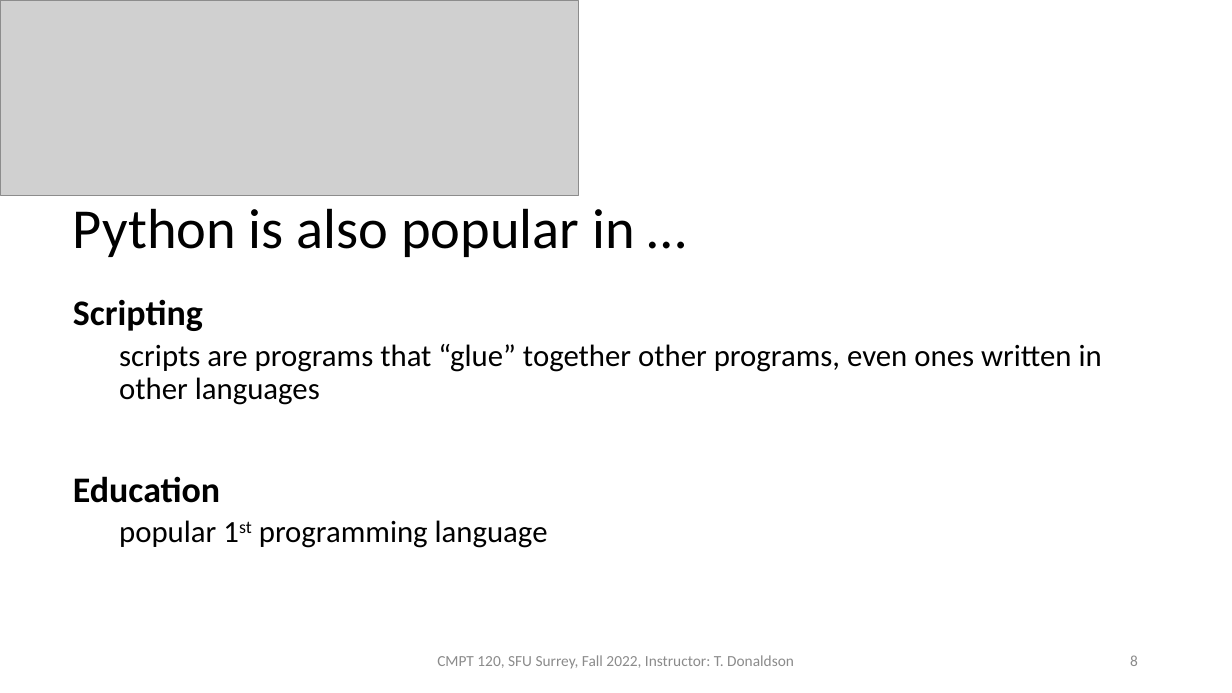
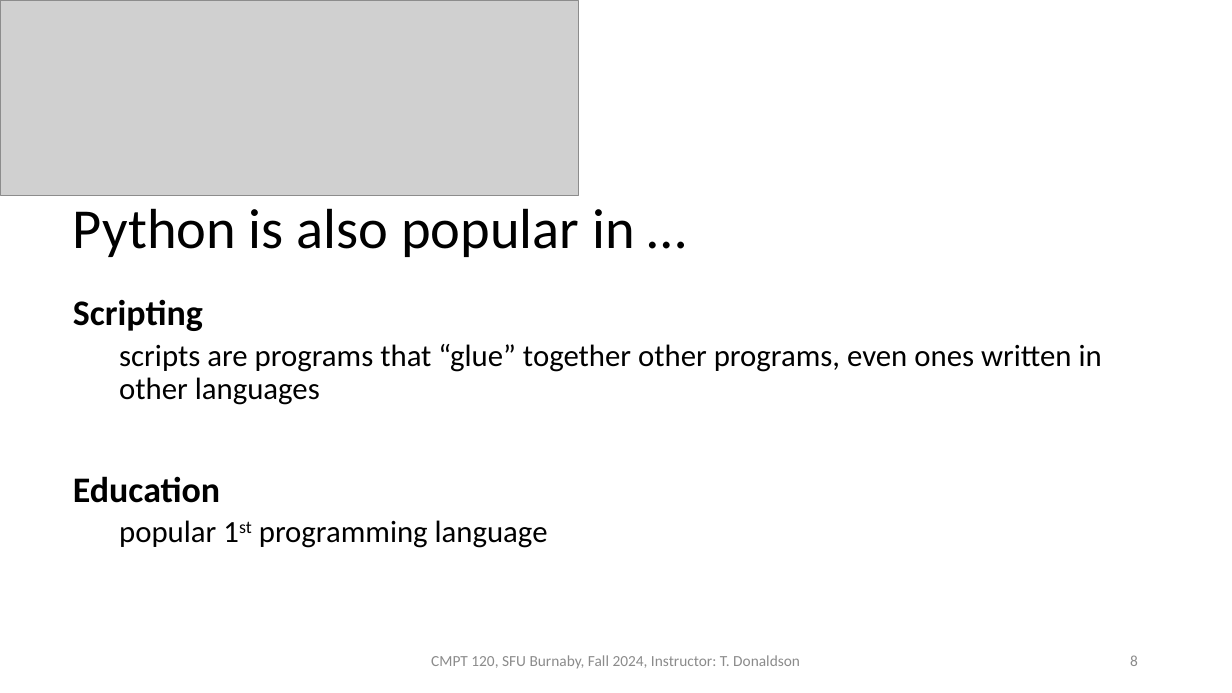
Before and after one commit to tjd1234/cmpt120fall2024, a slide deck: slide 8 of lectures/lecture1/lecture1.pptx. Drawn at 1232x693 pixels with LibreOffice and Linux fonts; fonts in the diff are those of the drawing; grey boxes stand for pictures. Boxes give left, top, right and bottom in pixels: in the first picture for what was removed or moved away, otherwise in the second. Text is boxed around its words. In the diff, an @@ line names an element or a change of style, - is before the commit and + after.

```diff
--- a/lectures/lecture1/lecture1.pptx
+++ b/lectures/lecture1/lecture1.pptx
@@ text at box(431, 655, 800, 669): text changed @@
-CMPT 120, SFU Surrey, Fall 2022, Instructor: T. Donaldson
+CMPT 120, SFU Burnaby, Fall 2024, Instructor: T. Donaldson
```
Also in this commit, not shown: 9 other slides changed, 8 other files.
